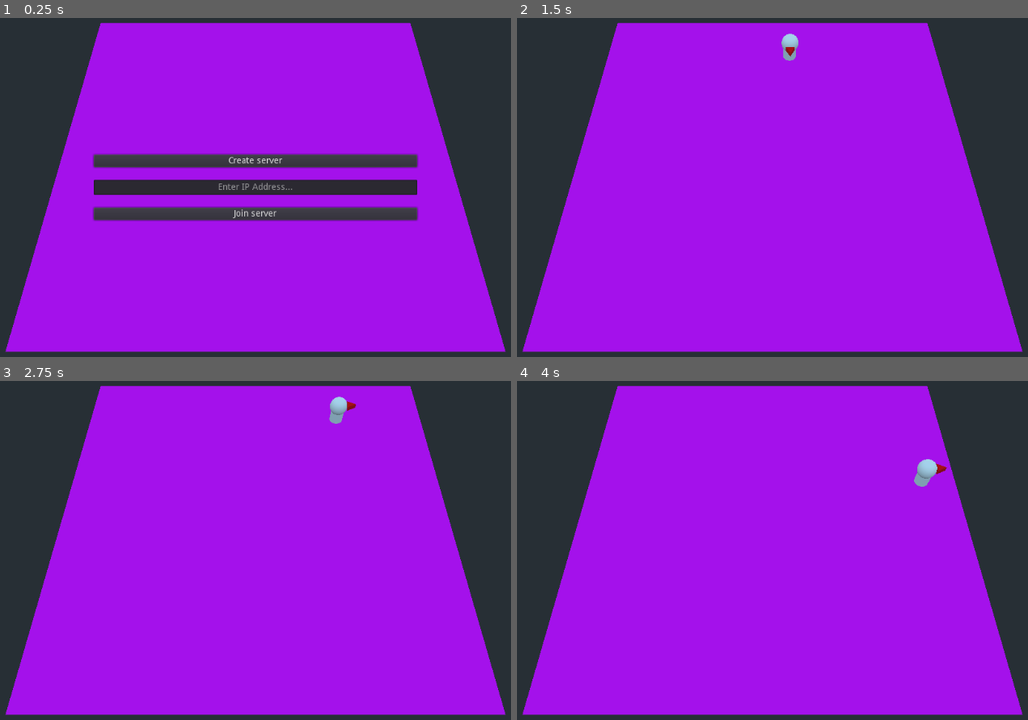
Above: before the commit, frames 1-4 (two rows, left to right).
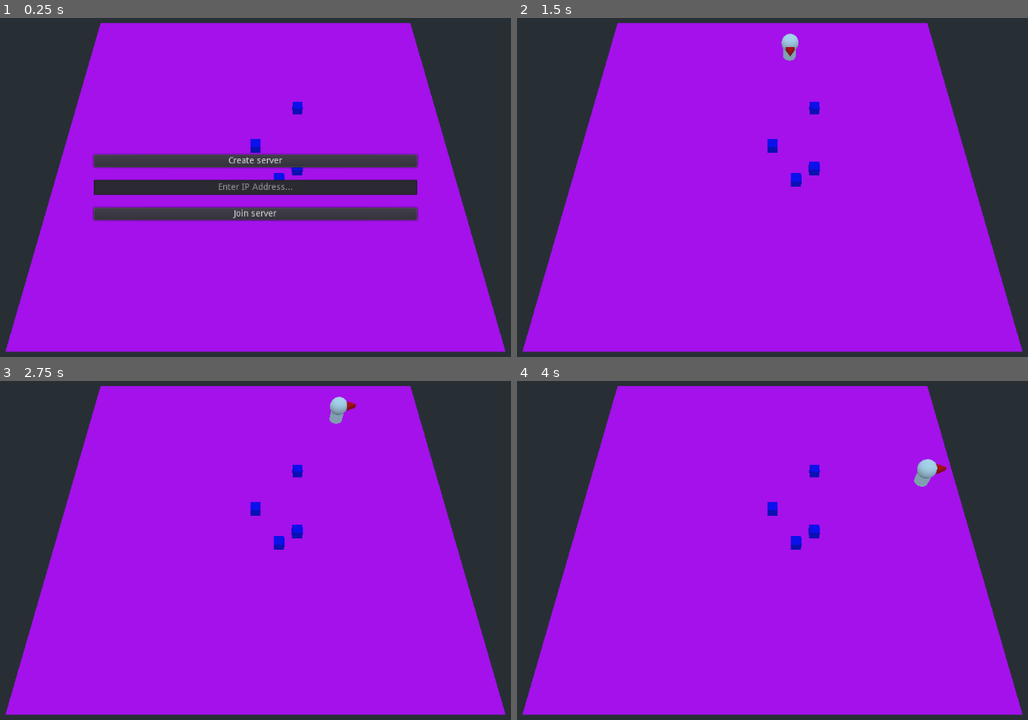
Above: after the commit, the same moments.

Repository: ogilliland/overcooked-warehouse-game
Game: Godot game, scene res://scenes/title_screen.tscn
The game is run twice, just before and just after one commit, with the same random seed, the same clock (stepped at 60 frames per second) and the same inputs.
Inputs (mouse positions are in pixels of both pictures, inside the frame that each line leads up to):
- Up to frame 1 (0.25 s): no input
- Up to frame 2 (1.5 s): click (772, 187) at 0.52 s; type "12" at 0.6 s; click "Create server" at 1.25 s
- Up to frame 3 (2.75 s): tap Enter at 2 s; hold D (move_right) from 2.03 s (still down)
- Up to frame 4 (4 s): release D (move_right) at 2.78 s; hold S (move_down) 2.78-3.53 s; hold D (move_right) from 3.53 s (still down)

The runs differ from the first frame. In frame 1, 0.3% of the frame differs, in the area x 48-60%, y 24-48%; in frame 2, 0.3%, in the area x 48-60%, y 24-50%; in frame 3, 0.3%; in frame 4, 0.3%.

Commit message:
Add generic item scene

Diff:
--- a/scenes/game.tscn
+++ b/scenes/game.tscn
@@ -1,5 +1,6 @@
-[gd_scene load_steps=5 format=2]
+[gd_scene load_steps=6 format=2]
 
+[ext_resource path="res://scenes/item.tscn" type="PackedScene" id=1]
 [ext_resource path="res://scenes/camera.tscn" type="PackedScene" id=2]
 [ext_resource path="res://scripts/game.gd" type="Script" id=3]
 
@@ -18,3 +19,14 @@
 [node name="Floor" type="MeshInstance" parent="."]
 mesh = SubResource( 1 )
 material/0 = SubResource( 2 )
+
+[node name="Item" parent="." instance=ExtResource( 1 )]
+
+[node name="Item2" parent="." instance=ExtResource( 1 )]
+transform = Transform( 1, 0, 0, 0, 1, 0, 0, 0, 1, 2.08441, 0, 1.39255 )
+
+[node name="Item3" parent="." instance=ExtResource( 1 )]
+transform = Transform( 1, 0, 0, 0, 1, 0, 0, 0, 1, 1.15384, 0, 2.07404 )
+
+[node name="Item4" parent="." instance=ExtResource( 1 )]
+transform = Transform( 1, 0, 0, 0, 1, 0, 0, 0, 1, 2.30198, 0, -2.55656 )
--- /dev/null
+++ b/scenes/item.tscn
@@ -0,0 +1,35 @@
+[gd_scene load_steps=5 format=2]
+
+[ext_resource path="res://scripts/item.gd" type="Script" id=1]
+
+[sub_resource type="CylinderShape" id=1]
+radius = 0.25
+
+[sub_resource type="SpatialMaterial" id=3]
+resource_local_to_scene = true
+albedo_color = Color( 0, 0, 1, 1 )
+emission_enabled = true
+emission = Color( 1, 1, 1, 1 )
+emission_energy = 0.0
+emission_operator = 0
+emission_on_uv2 = false
+
+[sub_resource type="CubeMesh" id=2]
+resource_local_to_scene = true
+material = SubResource( 3 )
+size = Vector3( 0.5, 0.5, 0.5 )
+
+[node name="Item" type="Spatial"]
+script = ExtResource( 1 )
+
+[node name="Area" type="Area" parent="."]
+monitoring = false
+
+[node name="CollisionShape" type="CollisionShape" parent="Area"]
+transform = Transform( 1, 0, 0, 0, 1, 0, 0, 0, 1, 0, 1, 0 )
+shape = SubResource( 1 )
+
+[node name="MeshInstance" type="MeshInstance" parent="."]
+transform = Transform( 1, 0, 0, 0, 1, 0, 0, 0, 1, 0, 0.25, 0 )
+mesh = SubResource( 2 )
+material/0 = null
--- a/scenes/player.tscn
+++ b/scenes/player.tscn
@@ -20,6 +20,12 @@
 [sub_resource type="CapsuleShape" id=1]
 radius = 0.5
 height = 0.5
+
+[sub_resource type="CylinderShape" id=6]
+radius = 0.75
+
+[sub_resource type="RayShape" id=7]
+length = 1.5
 
 [node name="Player" type="KinematicBody"]
 script = ExtResource( 1 )
@@ -49,4 +55,17 @@
 wait_time = 0.03
 autostart = true
 
+[node name="InteractionArea" type="Area" parent="."]
+monitorable = false
+
+[node name="Nearby" type="CollisionShape" parent="InteractionArea"]
+transform = Transform( 1, 0, 0, 0, 1, 0, 0, 0, 1, 0, 1, 0 )
+shape = SubResource( 6 )
+
+[node name="Raycast" type="CollisionShape" parent="InteractionArea"]
+transform = Transform( 1, 0, 0, 0, 1, 0, 0, 0, 1, 0, 0.5, 0 )
+shape = SubResource( 7 )
+
 [connection signal="timeout" from="NetworkTickRate" to="." method="_on_network_tick_rate_timeout"]
+[connection signal="area_entered" from="InteractionArea" to="." method="_on_interaction_area_entered"]
+[connection signal="area_exited" from="InteractionArea" to="." method="_on_interaction_area_exited"]
--- /dev/null
+++ b/scripts/item.gd
@@ -0,0 +1,15 @@
+extends Spatial
+
+# TO DO - update this when real meshes are defined
+# Also make sure "local to scene" is enabled on the material for glow to work
+onready var mesh_array = [
+	$MeshInstance
+]
+
+func glow_enable() -> void:
+	for mesh_instance in mesh_array:
+		mesh_instance.mesh.surface_get_material(0).emission_energy = 0.05
+
+func glow_disable() -> void:
+	for mesh_instance in mesh_array:
+		mesh_instance.mesh.surface_get_material(0).emission_energy = 0.0
--- a/scripts/player.gd
+++ b/scripts/player.gd
@@ -7,6 +7,9 @@
 var velocity: Vector3
 var angle: float
 
+var nearby_objects: Array
+var nearest_object: Spatial
+
 onready var tween = $Tween
 puppet var puppet_translation: Vector3 setget set_puppet_translation
 puppet var puppet_velocity: Vector3
@@ -14,6 +17,7 @@
 
 func _ready() -> void:
 	velocity = Vector3(0, 0, 0)
+	nearby_objects = []
 
 func set_puppet_translation(new_translation: Vector3) -> void:
 	puppet_translation = new_translation
@@ -71,3 +75,33 @@
 		rset_unreliable("puppet_translation", translation)
 		rset_unreliable("puppet_velocity", velocity)
 		rset_unreliable("puppet_angle", angle)
+
+func _on_interaction_area_entered(area: Area) -> void:
+	# Assuming the area is always a direct child of the node we're interested in
+	nearby_objects.append(area.get_parent())
+	update_nearest()
+
+func _on_interaction_area_exited(area: Area) -> void:
+	# Assuming the area is always a direct child of the node we're interested in
+	if area.get_parent().has_method("glow_disable"):
+		area.get_parent().glow_disable()
+
+	nearby_objects.erase(area.get_parent())
+	if nearby_objects.size() > 0:
+		update_nearest()
+
+func update_nearest() -> void:
+	var min_dist = 9999 # Large default
+
+	for object in nearby_objects:
+		var dist = (object.global_transform.origin - global_transform.origin).length()
+		if dist < min_dist:
+			nearest_object = object
+			min_dist = dist
+
+		# Disable glow on all items except nearest
+		if object.has_method("glow_disable"):
+			object.glow_disable()
+
+	if nearest_object.has_method("glow_enable"):
+		nearest_object.glow_enable()
Not shown: 1 places in scenes/player.tscn that only renumber resources
